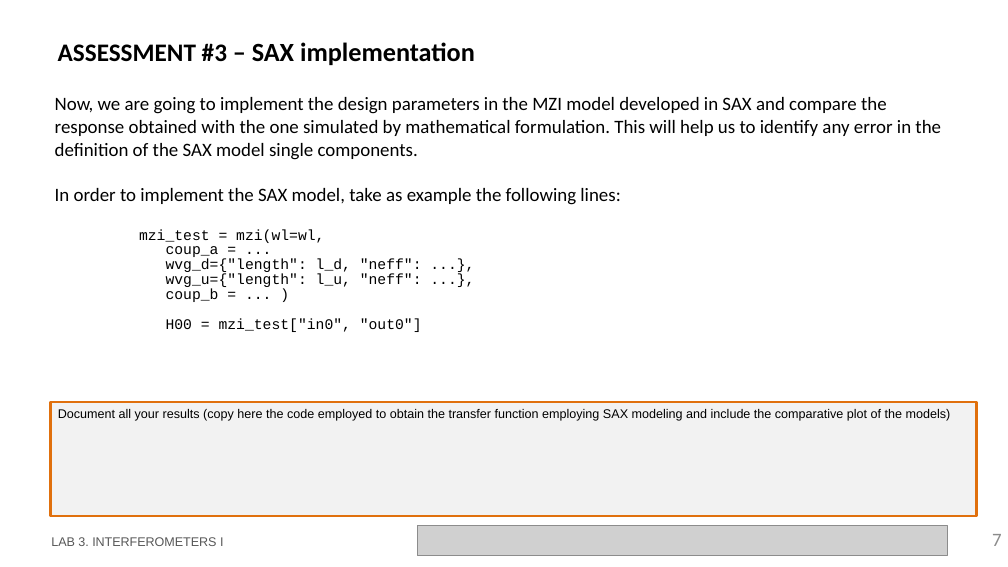
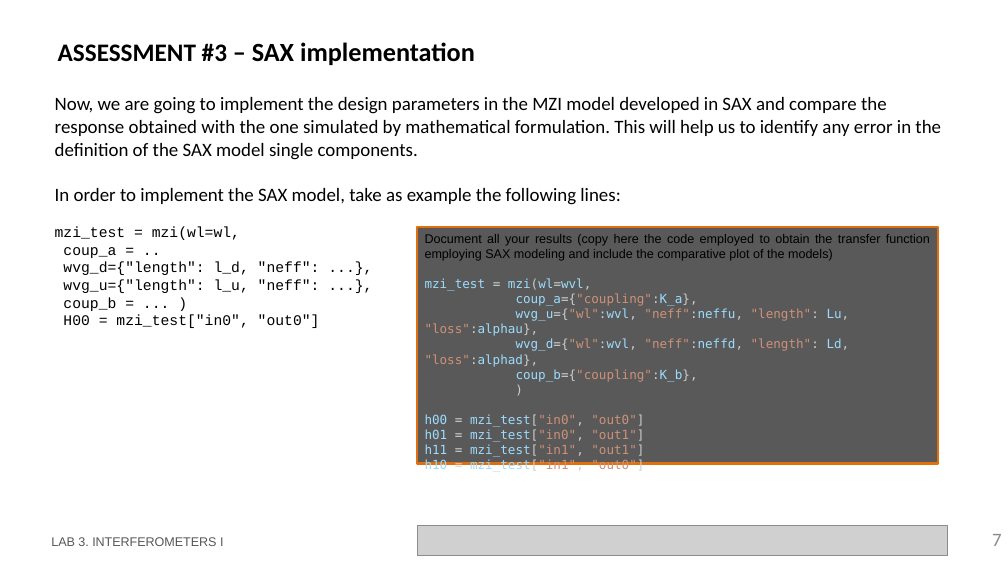
Before and after one commit to nmargar4/pic-upv-lab3-new, a slide deck: slide 7 of LabBook_3.pptx. Drawn at 1008x567 pixels with LibreOffice and Linux fonts; fonts in the diff are those of the drawing; grey boxes stand for pictures; background and template pictures are left out. Boxes give left, top, right and bottom in pixels: in the first picture for what was removed or moved away, otherwise in the second. Text is boxed around its words. In the diff, an @@ line names an element or a change of style, - is before the commit and + after.

```diff
--- a/LabBook_3.pptx
+++ b/LabBook_3.pptx
@@ text at (x1=55, y1=226, x2=320, y2=328): list level 3 to 1 in "mzi_test = mzi(wl=wl,"; line spacing 14.2pt to 1; list level 3 to 1 in "wvg_d={"length": l_d, "neff": ...},"; list level 3 to 1 in "wvg_u={"length": l_u, "neff": ...},"; list level 3 to 1 in "coup_b = ... )"; list level 3 to 1 in "H00 = mzi_test["in0", "out0"]" @@
@@ rectangle "Document all your results (copy ..." resized from (x1=51, y1=402, x2=977, y2=516) to (x1=417, y1=227, x2=938, y2=464) @@
@@ rectangle "Document all your results (copy ..." at (x1=417, y1=227, x2=938, y2=464): fill #F2F2F2 to #595959 @@
@@ text at (x1=63, y1=247, x2=116, y2=258): text changed @@
-    coup_a = ...
+coup_a = ..
@@ text in rectangle at (x1=425, y1=278, x2=850, y2=470): paragraphs added @@
+mzi_test = mzi(wl=wvl,
+coup_a={"coupling":K_a},
+wvg_u={"wl":wvl, "neff":neffu, "length": Lu, "loss":alphau},
+wvg_d={"wl":wvl, "neff":neffd, "length": Ld, "loss":alphad},
+coup_b={"coupling":K_b},
+)
+h00 = mzi_test["in0", "out0"]
+h01 = mzi_test["in0", "out1"]
+h11 = mzi_test["in1", "out1"]
+h10 = mzi_test["in1", "out0"]
```
Also in this commit, not shown: 4 other slides changed, 5 slides added, 2 slides removed, 1 other file.
